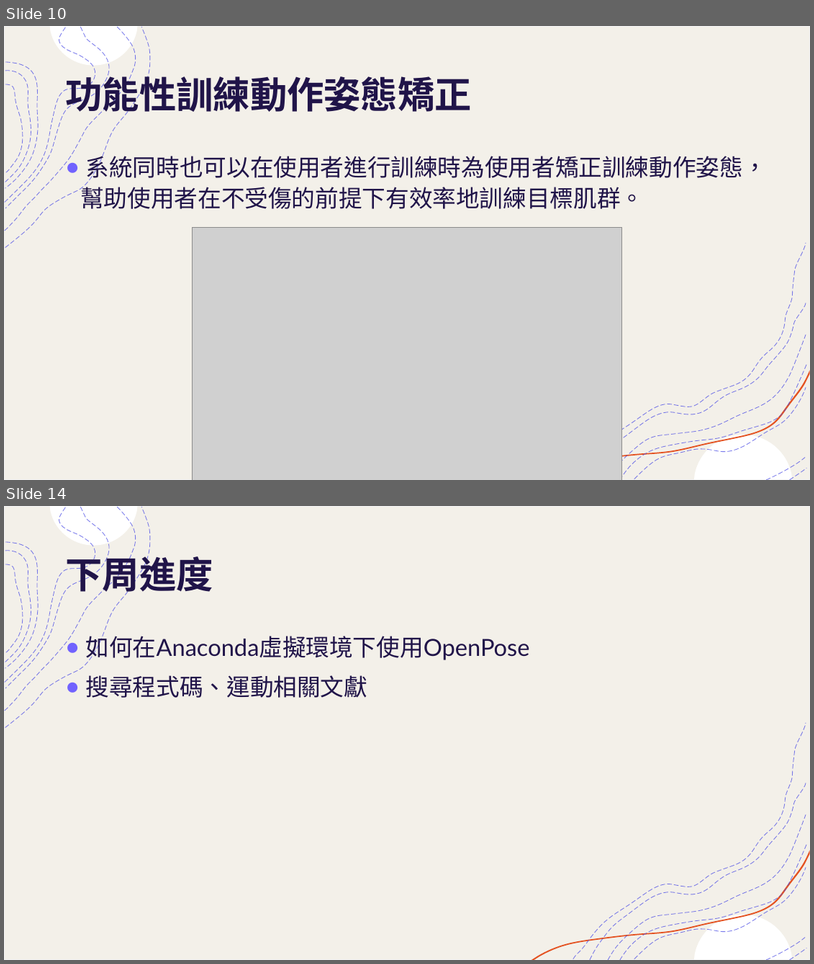
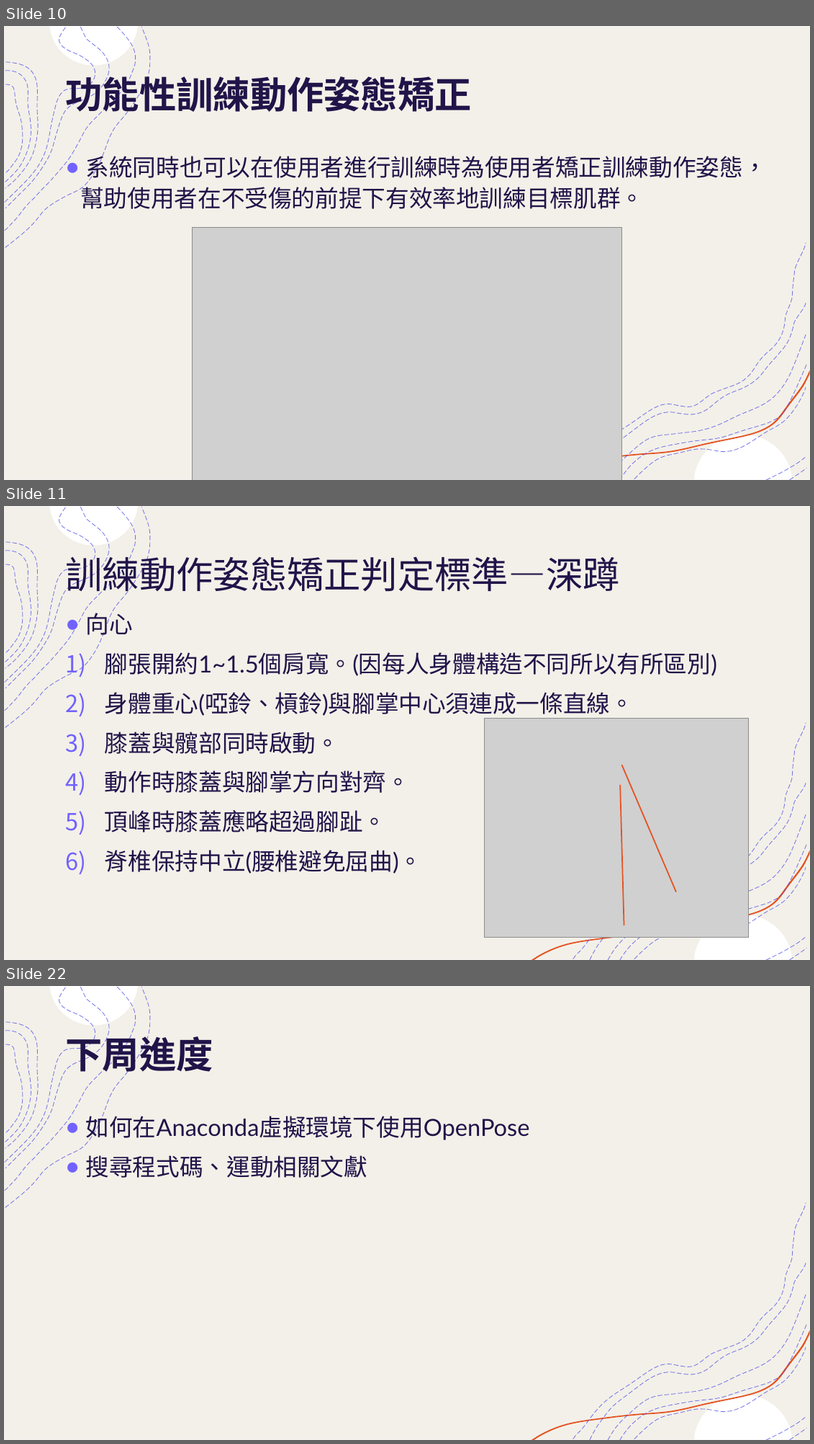
Before and after one commit to mizulun/seatpose-system, a slide deck: 提升運動表現輔助系統.pptx. Shown one above the other, each under a label of ours: slides 10 and 14 before the commit, slides 10, 11 and 22 after it; the slides between them are not shown. The pictures are 814x964 and 814x1444 pixels, drawn with LibreOffice and Linux fonts; fonts in the diff are those of the drawing; grey boxes stand for pictures. Boxes give left, top, right and bottom in pixels: in the first picture for what was removed or moved away, otherwise in the second. Text is boxed around its words. In the diff, an @@ line names an element or a change of style, - is before the commit and + after.

Commit message:
更改成下肢重訓姿勢矯正輔助系統 更改設計動機與目的 新增姿勢判定標準 新增架設環境遇到的問題

```diff
--- a/提升運動表現輔助系統.pptx
+++ b/提升運動表現輔助系統.pptx
@@ slide 11 added at <box>4,506,810,960</box>, background #FFFFFF; not listed: 18 template elements that a slide beside it also shows @@
@@ title added at <box>65,551,620,597</box>, 44 pt, text #201449 @@
+訓練動作姿態矯正判定標準—深蹲
@@ text added at <box>86,609,718,873</box>, 28 pt, text #201449 @@
+● 向心
+1) 腳張開約1~1.5個肩寬。(因每人身體構造不同所以有所區別)
+2) 身體重心(啞鈴、槓鈴)與腳掌中心須連成一條直線。
+3) 膝蓋與髖部同時啟動。
+4) 動作時膝蓋與腳掌方向對齊。
+5) 頂峰時膝蓋應略超過腳趾。
+6) 脊椎保持中立(腰椎避免屈曲)。
@@ picture added at <box>484,718,748,937</box> @@
@@ line added from (620, 785) to (625, 925), #E45221 1.5 pt @@
@@ line added from (622, 765) to (676, 892), #E45221 1.5 pt @@
@@ what was slide 14 is now slide 22 @@
```
Also in this commit, not shown: 8 slides changed, 11 other slides added, 3 slides removed.
